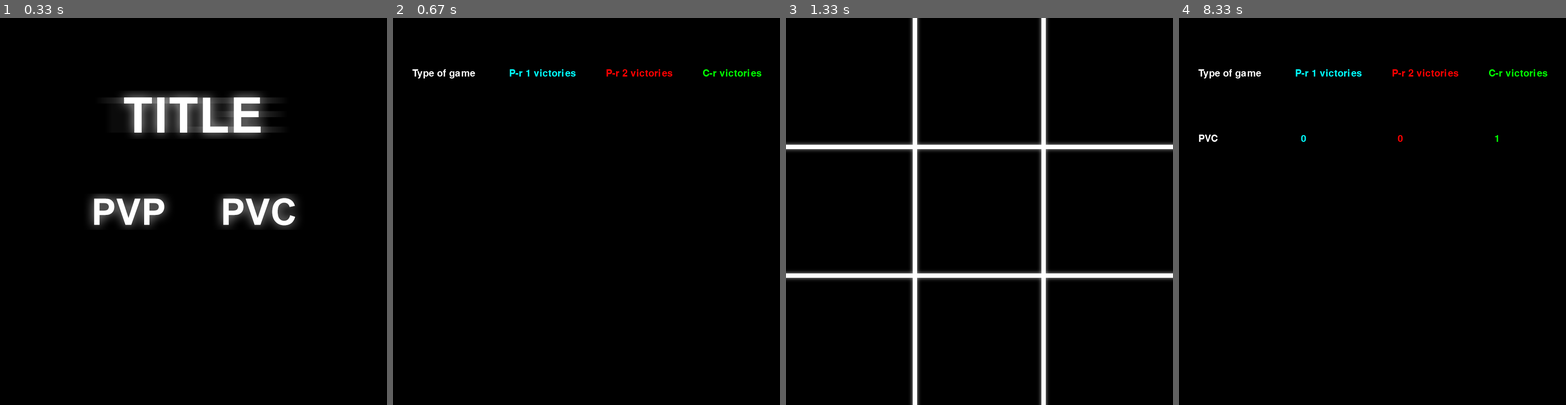
Above: before the commit, frames 1-4 (left to right).
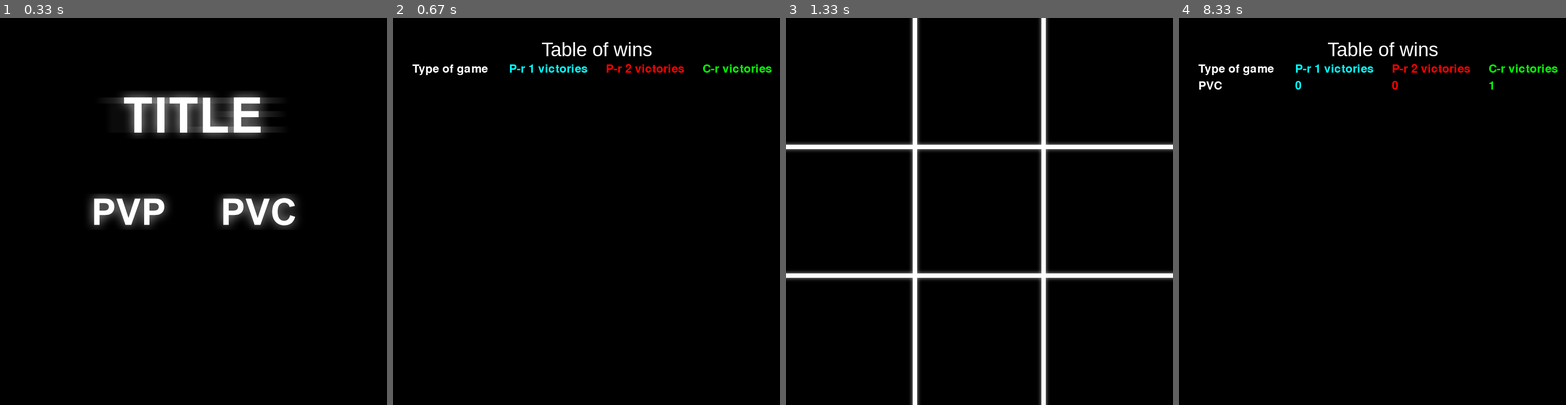
Above: after the commit, the same moments.

Repository: 3gauss14/Tic-Tac-Toe-on-pygame
Game: pygame game, started from main.py
Two runs of this game, one before a commit and one after it. Both use one fixed random seed, a clock stepped at 60 frames per second and the inputs below.
Inputs (mouse positions are in pixels of both pictures, inside the frame that each line leads up to):
- Up to frame 1 (0.33 s): no input
- Up to frame 2 (0.67 s): tap S at 0.33 s
- Up to frame 3 (1.33 s): tap S at 0.67 s; click (1045, 211) at 1.05 s
- Up to frame 4 (8.33 s): click (1515, 346) at 1.38 s; click (1380, 79) at 1.72 s; click (1353, 312) at 2.05 s; click (1473, 273) at 2.38 s; tap S at 8.17 s

Frame 1 is identical in both runs. In frame 2, 1.5% of the frame differs, in the area x 5-98%, y 6-16%; in frame 3, nothing differs; in frame 4, 1.7%, in the area x 5-98%, y 6-32%.

Commit message:
with updated statistic.db(lmao)

Diff:
--- a/tic_tac_toe_game.py
+++ b/tic_tac_toe_game.py
@@ -61,26 +61,30 @@
             space = 35
 
             # Таблица с БД
-            fon = pygame.font.Font(None, 30)
+            fon = pygame.font.Font(None, 35)
+            main_fon = pygame.font.SysFont('sans', 40)
+            maintitle = main_fon.render(f'Table of wins', True, 'white')
             title1 = fon.render(f'Type of game', True, 'white')
             title2 = fon.render(f'P-r 1 victories', True, 'cyan')
             title3 = fon.render(f'P-r 2 victories', True, 'red')
             title4 = fon.render(f'C-r victories', True, 'lime')
-            self.screen.blit(title1, [self.WIDTH / 20, (self.HEIGHT / 8) + 5])
-            self.screen.blit(title2, [self.WIDTH / 20 + 200, (self.HEIGHT / 8) + 5])
-            self.screen.blit(title3, [self.WIDTH / 20 + 400, (self.HEIGHT / 8) + 5])
-            self.screen.blit(title4, [self.WIDTH / 20 + 600, (self.HEIGHT / 8) + 5])
-            src = (self.database.source()).fetchall()
+            self.screen.blit(maintitle, [self.WIDTH /2.6, (self.HEIGHT / 19)])
+            self.screen.blit(title1, [self.WIDTH / 20, (self.HEIGHT / 9) + 5])
+            self.screen.blit(title2, [self.WIDTH / 20 + 200, (self.HEIGHT / 9) + 5])
+            self.screen.blit(title3, [self.WIDTH / 20 + 400, (self.HEIGHT / 9) + 5])
+            self.screen.blit(title4, [self.WIDTH / 20 + 600, (self.HEIGHT / 9) + 5])
+            src = (self.database.source()).fetchall()[::-1]
             for row in src:
-                col1 = fon.render('{:>3}'.format(row[1]), True, 'white')
-                col2 = fon.render('{:>3}'.format(row[2]), True, 'cyan')
-                col3 = fon.render('{:>3}'.format(row[3]), True, 'red')
-                col4 = fon.render('{:>3}'.format(row[4]), True, 'lime')
-                self.screen.blit(col1, [self.WIDTH // 20, (self.HEIGHT // 4) + 5 + space])
-                self.screen.blit(col2, [self.WIDTH // 20 + 200, (self.HEIGHT // 4) + 5 + space])
-                self.screen.blit(col3, [self.WIDTH // 20 + 400, (self.HEIGHT // 4) + 5 + space])
-                self.screen.blit(col4, [self.WIDTH // 20 + 600, (self.HEIGHT // 4) + 5 + space])
-                space += 35
+                if row:
+                    col1 = fon.render('{}'.format(row[1]), True, 'white')
+                    col2 = fon.render('{}'.format(row[2]), True, 'cyan')
+                    col3 = fon.render('{}'.format(row[3]), True, 'red')
+                    col4 = fon.render('{}'.format(row[4]), True, 'lime')
+                    self.screen.blit(col1, [self.WIDTH // 20, (self.HEIGHT // 9) + 5 + space])
+                    self.screen.blit(col2, [self.WIDTH // 20 + 200, (self.HEIGHT // 9) + 5 + space])
+                    self.screen.blit(col3, [self.WIDTH // 20 + 400, (self.HEIGHT // 9) + 5 + space])
+                    self.screen.blit(col4, [self.WIDTH // 20 + 600, (self.HEIGHT // 9) + 5 + space])
+                    space += 35
 
     def draw_neon_grid(self):
         cell_size = self.WIDTH // 3
